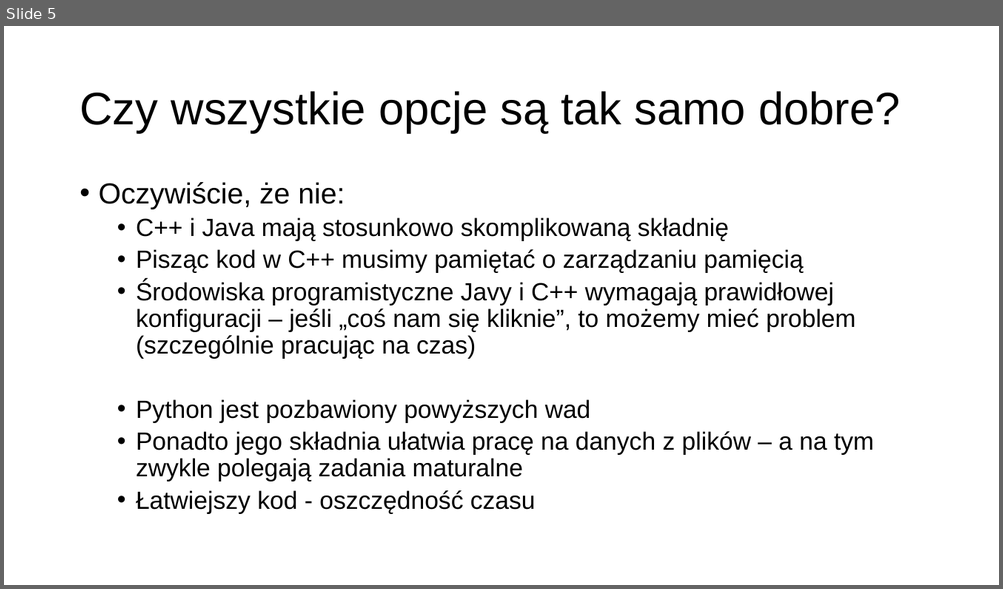
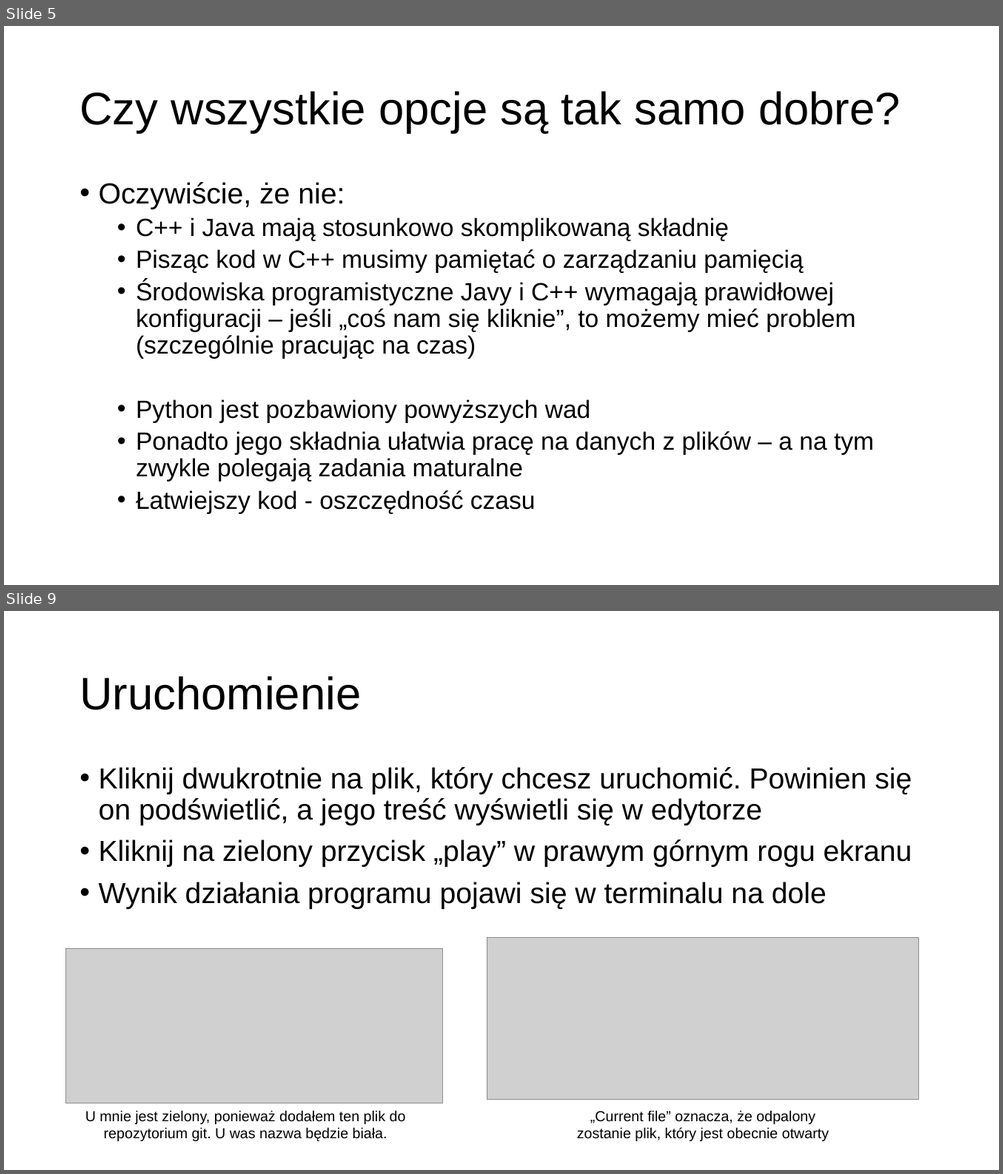
Before and after one commit to MikoStoro/ETI_Academy_Matura, a slide deck: prezentacje/prezentacja1.pptx. Shown one above the other, each under a label of ours: slide 5 before the commit, slides 5 and 9 after it; the slides between them are not shown. The pictures are 1003x589 and 1003x1174 pixels, drawn with LibreOffice and Linux fonts; fonts in the diff are those of the drawing; grey boxes stand for pictures; background and template pictures are left out. Boxes give left, top, right and bottom in pixels: in the first picture for what was removed or moved away, otherwise in the second. Text is boxed around its words. In the diff, an @@ line names an element or a change of style, - is before the commit and + after.

```diff
--- a/prezentacje/prezentacja1.pptx
+++ b/prezentacje/prezentacja1.pptx
@@ slide 9 added at <box>4,611,999,1170</box>, background picture (left out) @@
@@ title added at <box>79,676,361,710</box>, 44 pt, text #000000 @@
+Uruchomienie
@@ text added at <box>99,767,912,909</box>, 28 pt, text #000000 @@
+• Kliknij dwukrotnie na plik, który chcesz uruchomić. Powinien się on podświetlić, a jego treść wyświetli się w edytorze
+• Kliknij na zielony przycisk „play” w prawym górnym rogu ekranu
+• Wynik działania programu pojawi się w terminalu na dole
@@ picture added at <box>487,938,919,1100</box> @@
@@ picture added at <box>66,949,443,1103</box> @@
@@ text added at <box>85,1111,406,1142</box>, 14 pt, text #000000 @@
+U mnie jest zielony, ponieważ dodałem ten plik do repozytorium git. U was nazwa będzie biała.
@@ text added at <box>577,1111,828,1142</box>, 14 pt, text #000000 @@
+„Current file” oznacza, że odpalony zostanie plik, który jest obecnie otwarty
```
Also in this commit, not shown: 3 slides changed, 5 other slides added, 2 slides removed, 1 other file.
